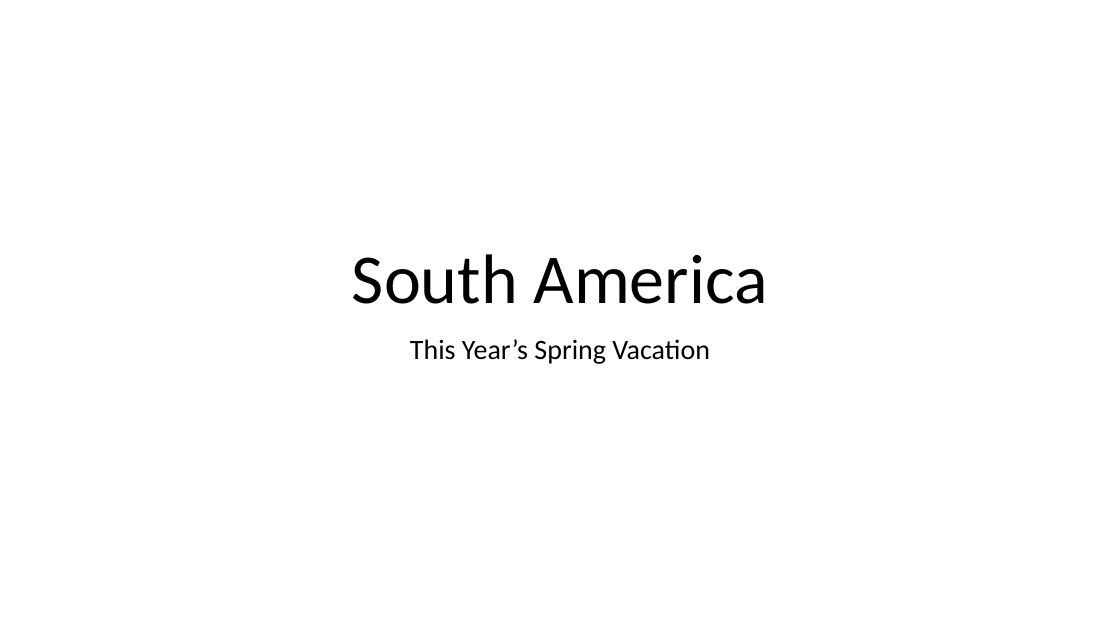
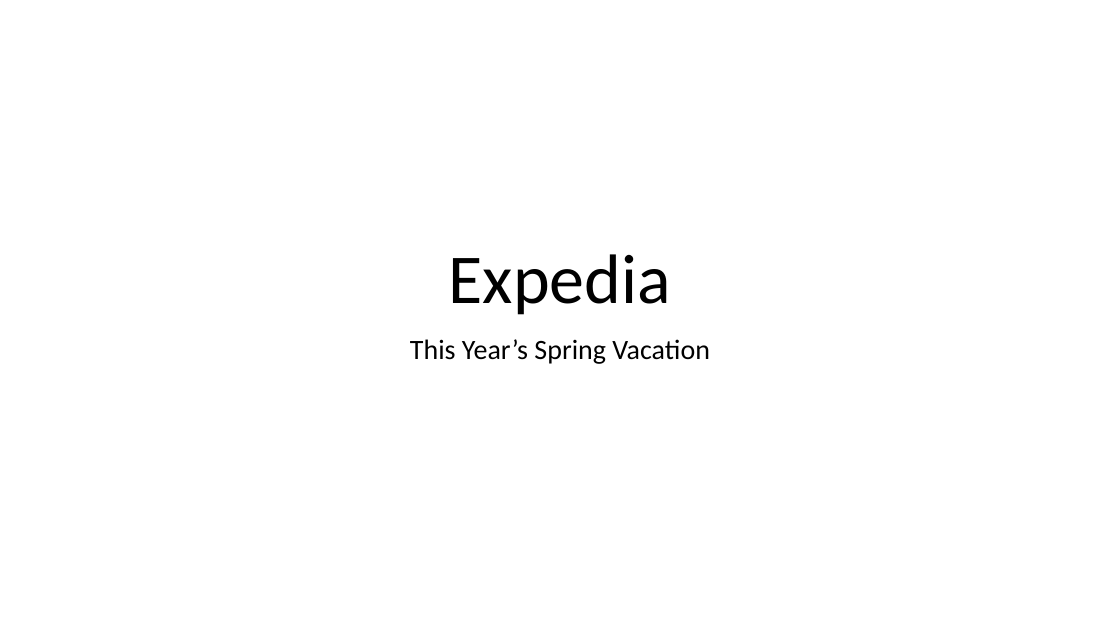
Before and after one commit to bhramire/BIS-015L-Group-Project-Ben-Deon, a slide deck: slide 1 of deons_code/draft presentation for bis15L.pptx. Drawn at 1120x630 pixels with LibreOffice and Linux fonts; fonts in the diff are those of the drawing. Boxes give left, top, right and bottom in pixels: in the first picture for what was removed or moved away, otherwise in the second. Text is boxed around its words. In the diff, an @@ line names an element or a change of style, - is before the commit and + after.

Commit message:
ppt complete 3/16

```diff
--- a/deons_code/draft presentation for bis15L.pptx
+++ b/deons_code/draft presentation for bis15L.pptx
@@ title at (449, 254, 671, 315): text changed @@
-South America
+Expedia
```
Also in this commit, not shown: 1 other slide changed.
